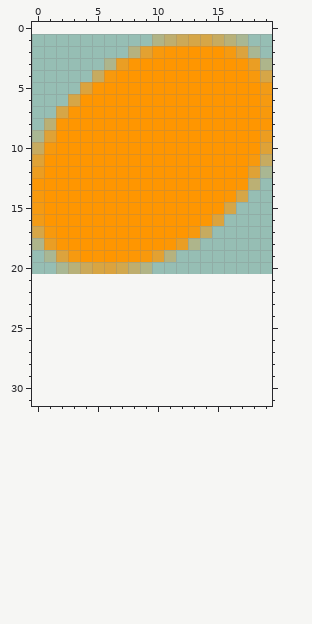
Pixel-art sprite, stored at data/Player/player_right2.png. This is how it looked before the edit.
The file is 20x20 pixels. Pixels under 10% opacity are left out. Colours within 5 levels of each other are drawn and written as one. The old version is drawn lined up with the new one, on the new canvas.
New version:
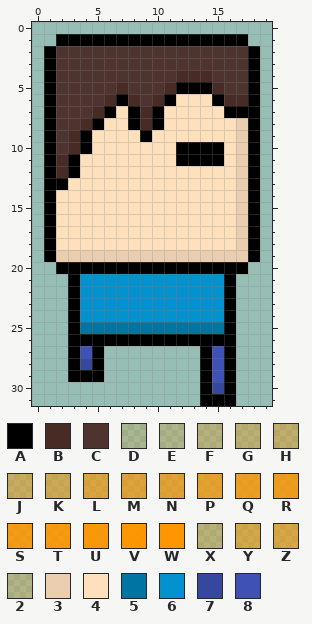
Palette (. is transparent): A #000000  B #472b24  C #4e342e  D #ff96002f  E #ff96003a  F #ff96004b  G #ff96005a  H #ff960063  J #ff960077  K #ff960083  L #ff9600a1  M #ff9600a9  N #ff9600b2  P #ff9600ba  Q #ff9600cc  R #ff9600d2  S #ff9600e0  T #ff9600e8  U #ff9600ee  V #ff9600f9  W #ff9600  X #ff970053  Y #ff970092  Z #ff97009b  2 #ff980041  3 #ebceb0  4 #ffe0bd  5 #0075a3  6 #0392cf  7 #36479e  8 #3f51b5
Difference:
canvas 20x20 -> 20x32, the old top-left corner now at 0,1
Changed rows in their new state; - is an unchanged pixel.
first column x 0:
 1 --AAAAAAAAAAAAAAAA--
 2 -ACCCCCCCCCCCCCCCCA-
 3 -ACCCCCCCCCCCCCCCCA.
 4 -ACCCCCCCCCCBBBCCCA.
 5 -ACCCCCBCCCBAAABCCA.
 6 -ACCCCBABCBA444ABBA.
 7 -ACCCBA4ABA44444AAA.
 8 -ACCBA44ABA4444443A.
 9 .ACBA4444A44444443A.
10 .ACBA4444444AAAA43A.
11 .ABA44444444AAAA43A.
12 .ABA44444444444443A.
13 .AA444444444444443A-
14 .A4444444444444443A-
15 .A4444444444444443A-
16 .A4444444444444443A-
17 .A4444444444444443A-
18 .A4444444444444443A-
19 -A3333333333333333A-
20 --AAAAAAAAAAAAAAAA--
21 ---A666666666666A---
22 ---A666666666666A---
23 ---A666666666666A---
24 ---A666666666666A---
25 ---A555555555555A---
26 ---AAAAAAAAAAAAAA---
27 ---A8A--------A8A---
28 ---A7A--------A8A---
29 ---AAA--------A8A---
30 --------------A7A---
31 --------------AAA---
Where, in picture pixels (left, top, right, bottom), the same in both pictures:
changed: (32, 34, 272, 406)
